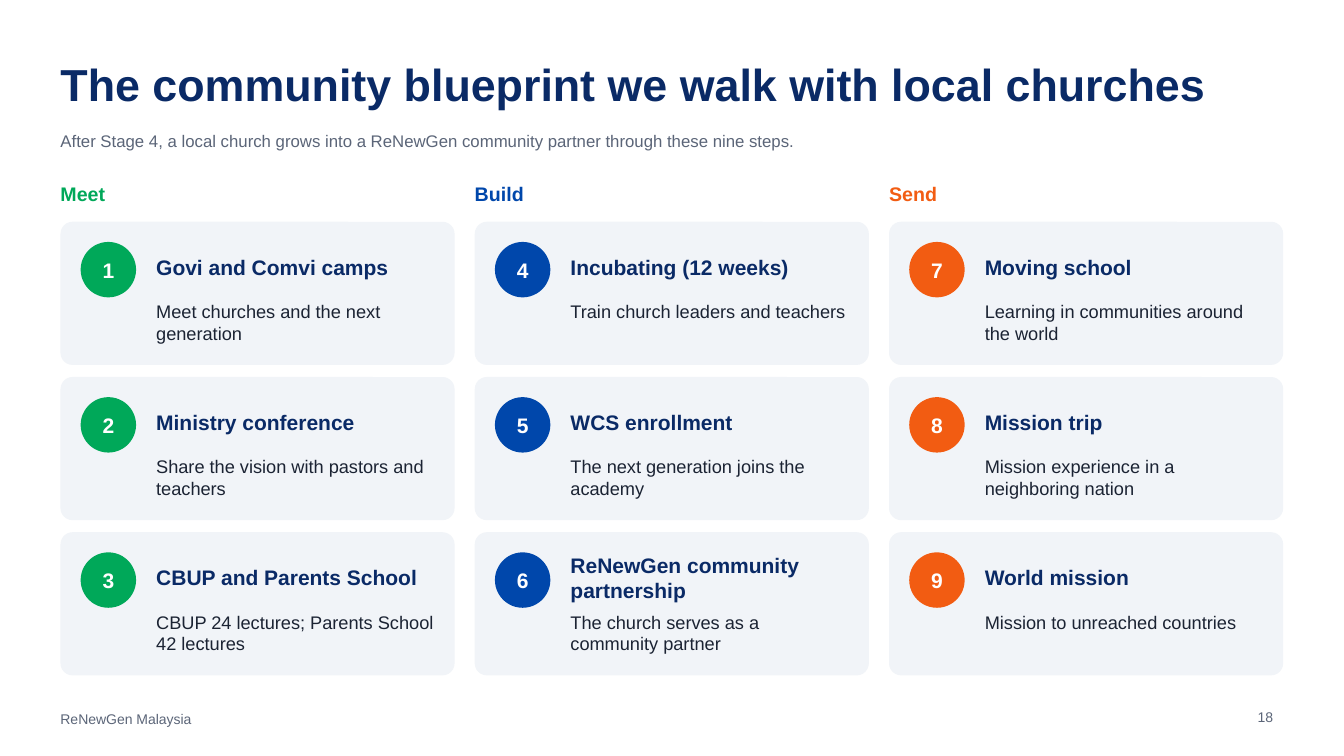
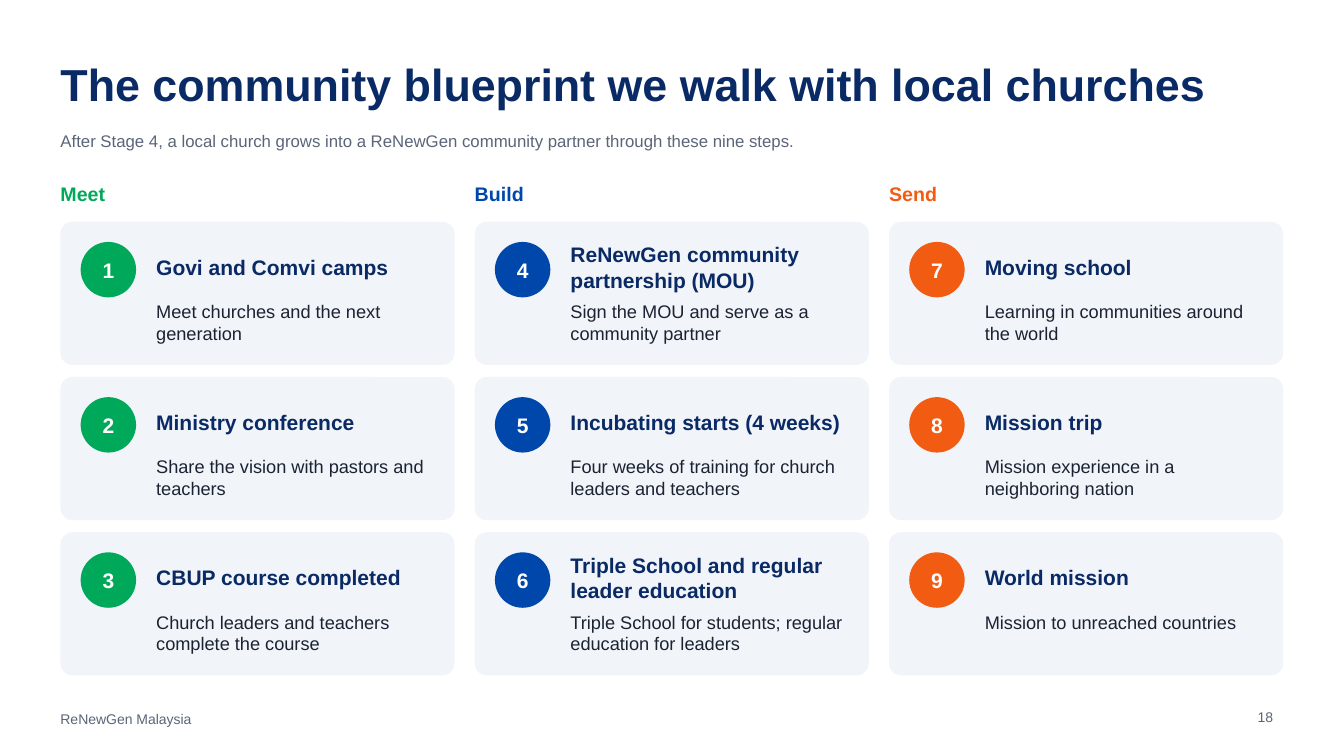
Before and after one commit to ChampionJohan/Johan, a slide deck: slide 18 of renewgen-malaysia/ReNewGen_Malaysia_EN.pptx. Drawn at 1344x756 pixels with LibreOffice and Linux fonts; fonts in the diff are those of the drawing. Boxes give left, top, right and bottom in pixels: in the first picture for what was removed or moved away, otherwise in the second. Text is boxed around its words. In the diff, an @@ line names an element or a change of style, - is before the commit and + after.

```diff
--- a/renewgen-malaysia/ReNewGen_Malaysia_EN.pptx
+++ b/renewgen-malaysia/ReNewGen_Malaysia_EN.pptx
@@ text at box(570, 246, 799, 292): text changed @@
-Incubating (12 weeks)
+ReNewGen community partnership (MOU)
@@ text at box(570, 304, 809, 344): text changed @@
-Train church leaders and teachers
+Sign the MOU and serve as a community partner
@@ text at box(570, 414, 840, 435): text changed @@
-WCS enrollment
+Incubating starts (4 weeks)
@@ text at box(570, 459, 835, 495): text changed @@
-The next generation joins the academy
+Four weeks of training for church leaders and teachers
@@ text at box(156, 569, 401, 590): text changed @@
-CBUP and Parents School
+CBUP course completed
@@ text at box(570, 557, 822, 599): text changed @@
-ReNewGen community partnership
+Triple School and regular leader education
@@ text at box(156, 615, 390, 654): text changed @@
-CBUP 24 lectures; Parents School 42 lectures
+Church leaders and teachers complete the course
@@ text at box(570, 615, 843, 650): text changed @@
-The church serves as a community partner
+Triple School for students; regular education for leaders
```
Also in this commit, not shown: 4 other slides changed, 9 other files.
